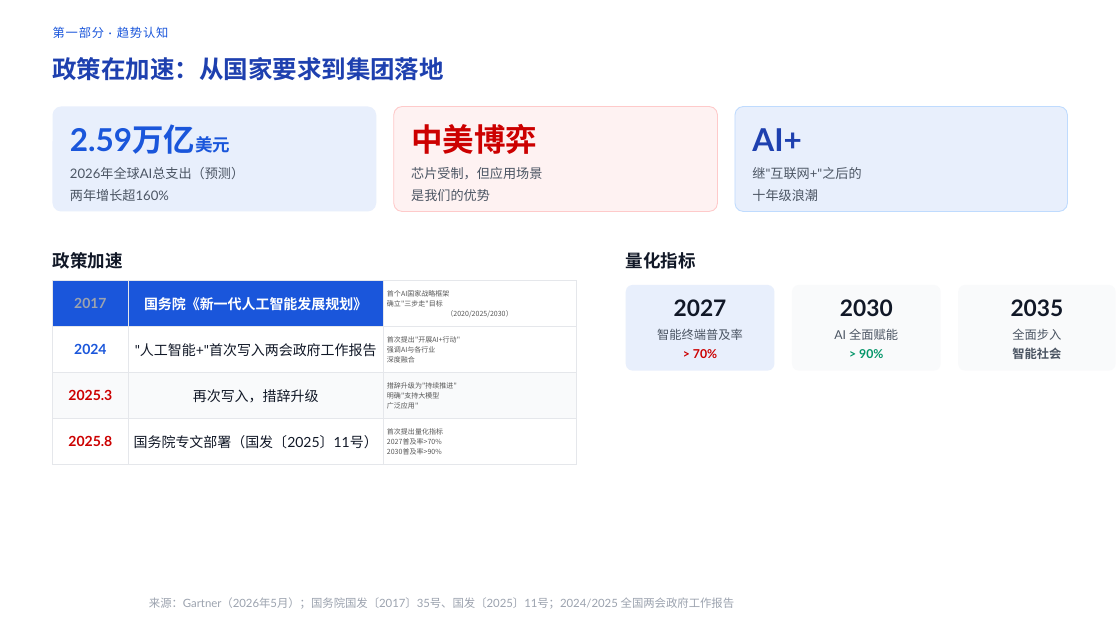
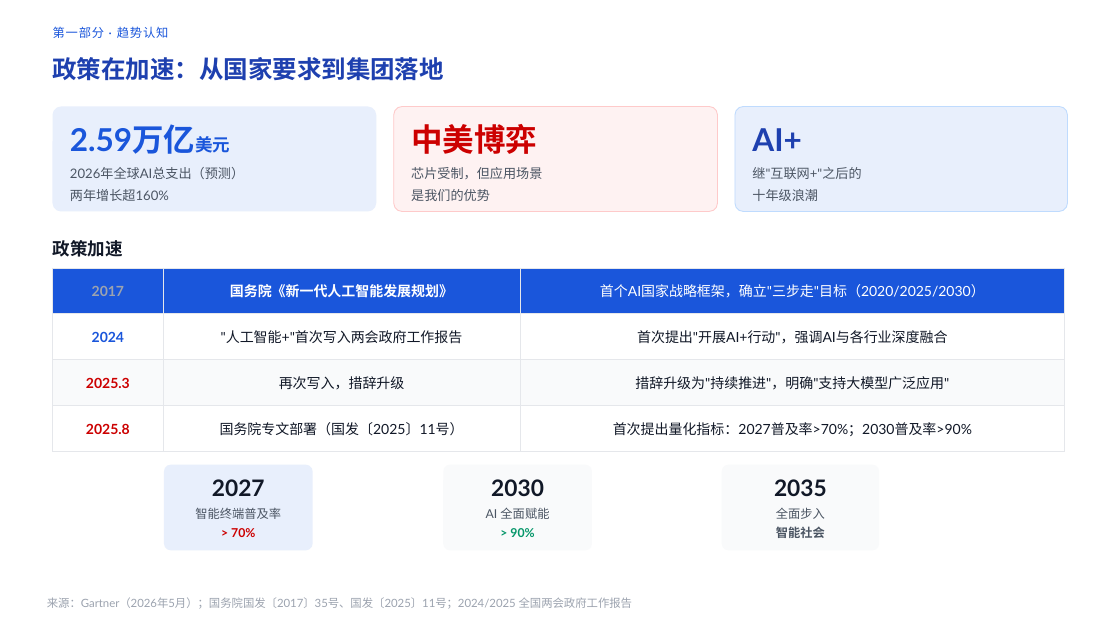
Before and after one commit to forestrain-git/AI-Report, a slide deck: slide 4 of outputs/AI时代：我们的选择与行动.pptx. Drawn at 1120x630 pixels with LibreOffice and Linux fonts; fonts in the diff are those of the drawing. Boxes give left, top, right and bottom in pixels: in the first picture for what was removed or moved away, otherwise in the second. Text is boxed around its words. In the diff, an @@ line names an element or a change of style, - is before the commit and + after.

Commit message:
pptx: sync current state before source text repositioning

```diff
--- a/outputs/AI时代：我们的选择与行动.pptx
+++ b/outputs/AI时代：我们的选择与行动.pptx
@@ text "政策加速": place and size @@
-text "政策加速" at box(53, 252, 123, 269)
+text "政策加速" at box(53, 240, 123, 257)
@@ table at box(52, 268, 1065, 452) @@
@@ row 1, column 3: "首个AI国家战略框架 确立"三步走"目标 （2020/2025/2030）" to "首个AI国家战略框架，确立"三步走"目标（2020/2025/2030）" @@
@@ row 2, column 3: "首次提出"开展AI+行动" 强调AI与各行业 深度融合" to "首次提出"开展AI+行动"，强调AI与各行业深度融合" @@
@@ row 3, column 3: "措辞升级为"持续推进" 明确"支持大模型 广泛应用"" to "措辞升级为"持续推进"，明确"支持大模型广泛应用"" @@
-row 4, column 3: 首次提出量化指标 2027普及率>70% 2030普及率>90%
+row 4, column 3: 首次提出量化指标：2027普及率>70%；2030普及率>90%
@@ fill none to #1A56DB in row 1, column 3 @@
@@ borders changed @@
@@ table: place and size @@
-table at box(52, 280, 576, 464)
+table at box(52, 268, 1065, 452)
@@ text removed at box(626, 252, 696, 269) @@
-量化指标
@@ 2 texts, 1 rounded rectangle: place and size @@
-2 texts, 1 rounded rectangle at box(626, 285, 774, 370)
+2 texts, 1 rounded rectangle at box(164, 465, 312, 551)
@@ 2 texts, 1 rounded rectangle: place and size @@
-2 texts, 1 rounded rectangle at box(792, 285, 940, 370)
+2 texts, 1 rounded rectangle at box(443, 465, 592, 551)
@@ 2 texts, 1 rounded rectangle: place and size @@
-2 texts, 1 rounded rectangle at box(958, 285, 1116, 370)
+2 texts, 1 rounded rectangle at box(722, 465, 879, 551)
@@ text "来源：Gartner（2026年5月）；国务院国发〔2017〕35号、国发〔2025〕11号；2024/2025 全国两 ...": place and size @@
-text "来源：Gartner（2026年5月）；国务院国发〔2017〕35号、国发〔2025〕11号；2024/2025 全国两 ..." at box(149, 597, 734, 609)
+text "来源：Gartner（2026年5月）；国务院国发〔2017〕35号、国发〔2025〕11号；2024/2025 全国两 ..." at box(47, 597, 632, 609)
```
Also in this commit, not shown: 1 other slide changed, 1 slide removed.
